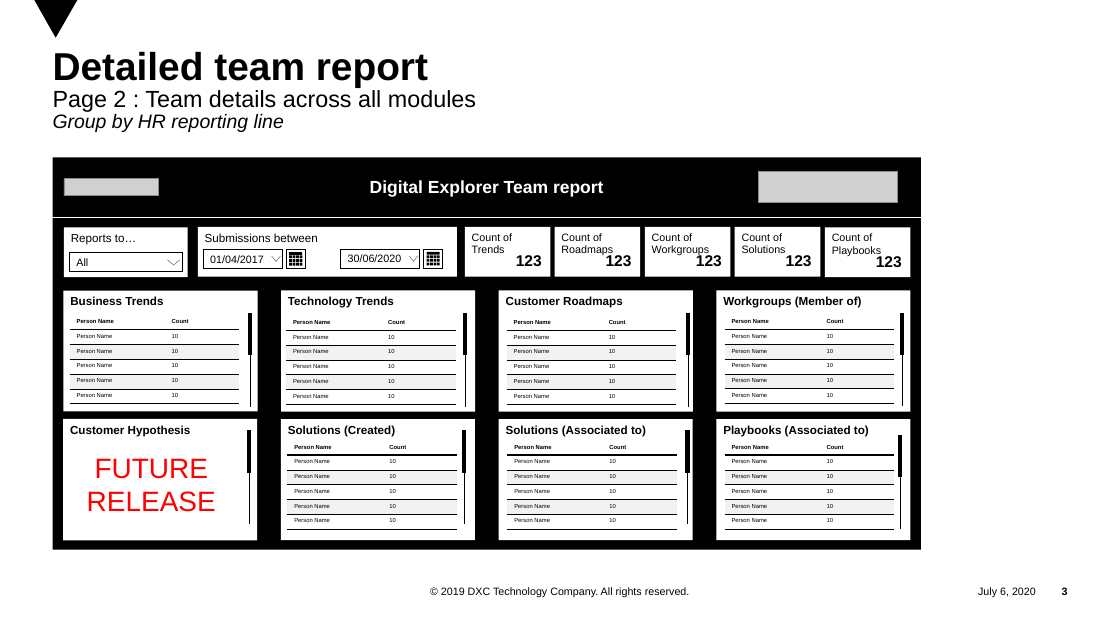
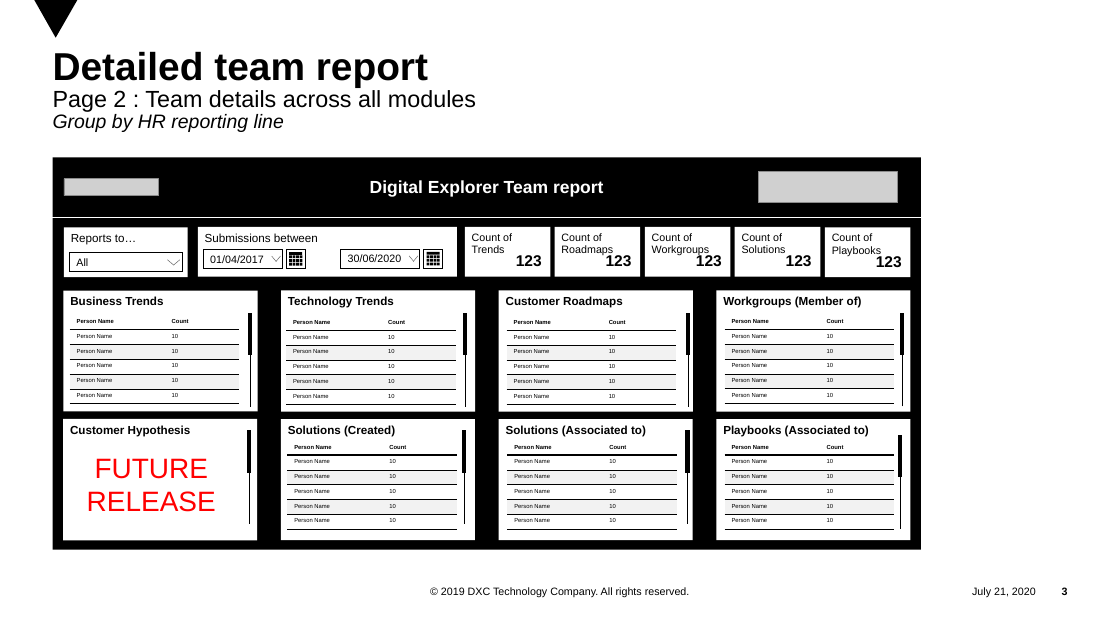
Before and after one commit to EnglishSid/DigitalExplorerSpecs, a slide deck: slide 3 of internalContent/DEAPI's/PowerBI reports.pptx. Drawn at 1120x630 pixels with LibreOffice and Linux fonts; fonts in the diff are those of the drawing; grey boxes stand for pictures; background and template pictures are left out. Boxes give left, top, right and bottom in pixels: in the first picture for what was removed or moved away, otherwise in the second. Text is boxed around its words. In the diff, an @@ line names an element or a change of style, - is before the commit and + after.

```diff
--- a/internalContent/DEAPI's/PowerBI reports.pptx
+++ b/internalContent/DEAPI's/PowerBI reports.pptx
@@ text at <box>972,587,1036,597</box>: text changed @@
-July 6, 2020
+July 21, 2020
```
Also in this commit, not shown: 4 other slides changed, 9 slides added, 5 other files.
